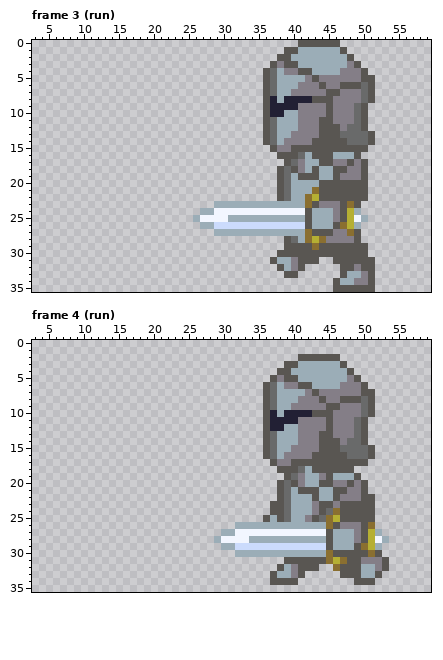
Two versions of one pixel-art file, sprites/knight-final-90x36.ase. The picture above is the old version.
90x36 pixels, 11 frames. Shown: frame 3 (run): x 3..59, y 0..35; frame 4 (run): x 3..59, y 0..35. The commit also changed other frames, which this record leaves out.
Now the later version:
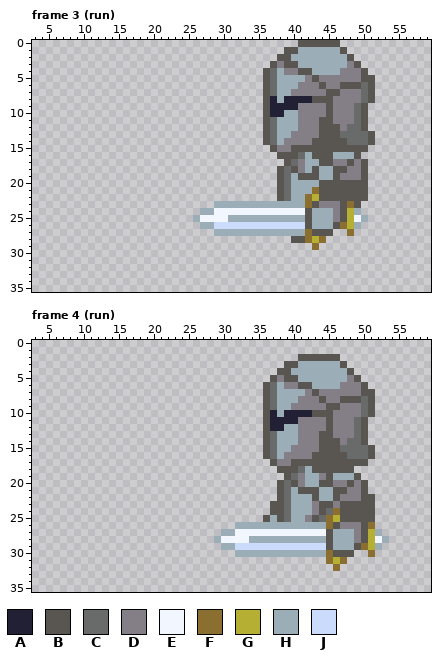
Palette (. is transparent): A #222034  B #595652  C #696a6a  D #847e87  E #f2f6ff  F #8a6f30  G #b5af33  H #9badb7  J #cbdbfc
The commit says: Seperate knight sprite into top and bottom half
The edit:
layer "boot_right" now hidden
layer "boot_left" now hidden
layer "legs" now hidden
layer "pelvis_plate" now hidden
--- frame 3 (run)
@@ x 35..53 @@
 26 JJJJJJJBHHHBFGH....
-27 HHHHHHHFBBBDDFB....
-28 ....BCHFGFDDDDB....
-29 ....BBBBFBBBBBBB...
-30 ...BBBBBBBBBBBBB...
-31 ..BHHDBBB..BBBBBB..
-32 ...BHDB.....BBDBB..
-33 ....BB......BHHDB..
-34 ...........BHHDDB..
-35 ...........BBBBBB..
+27 HHHHHHHFBBB..F.....
+28 .....BBFGF.........
+29 ........F..........
+30 ...................
+31 ...................
+32 ...................
+33 ...................
+34 ...................
+35 ...................
--- frame 4 (run)
@@ x 35..55 @@
 29 JJJJJJJJJJBHHHBFGH...
-30 HHHHHHHHHHFBBBBBFB...
-31 ....BBBBBBFGFBBDDDB..
-32 ...BHDBBB..FBBBHHDB..
-33 ..BHHDB.....BBBHHB...
-34 ..BBBB........BBB....
+30 HHHHHHHHHHFBBB..F....
+31 ..........FGF........
+32 ...........F.........
+33 .....................
+34 .....................
 35 .....................
